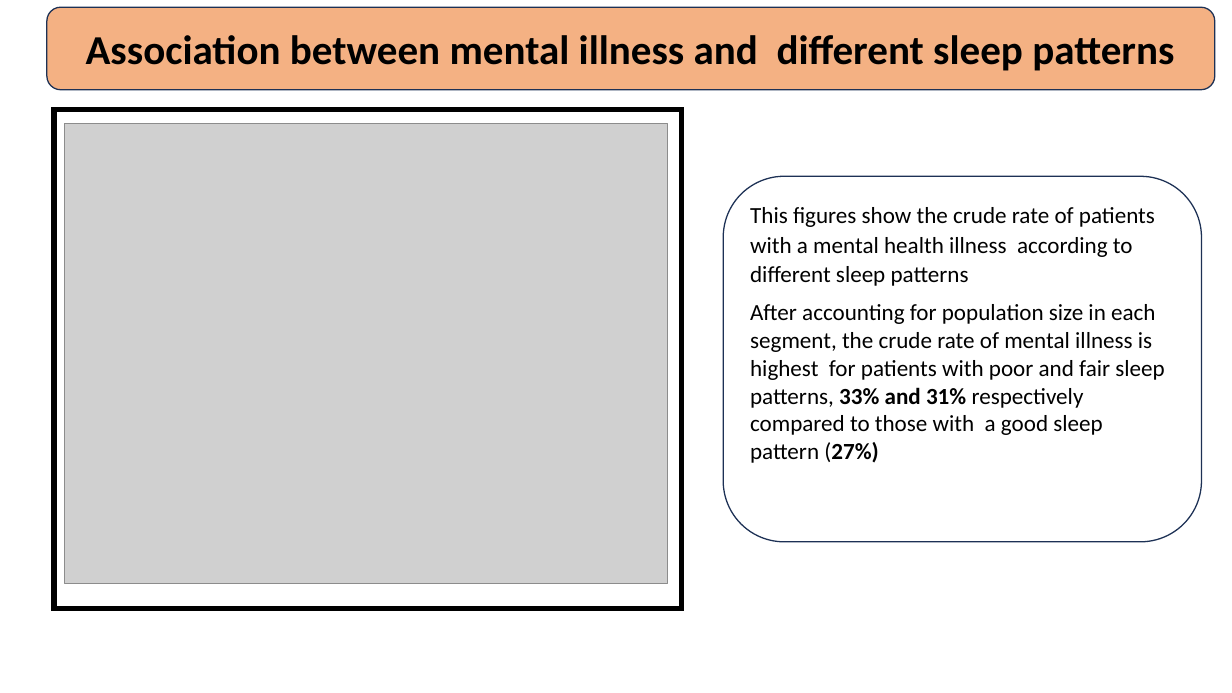
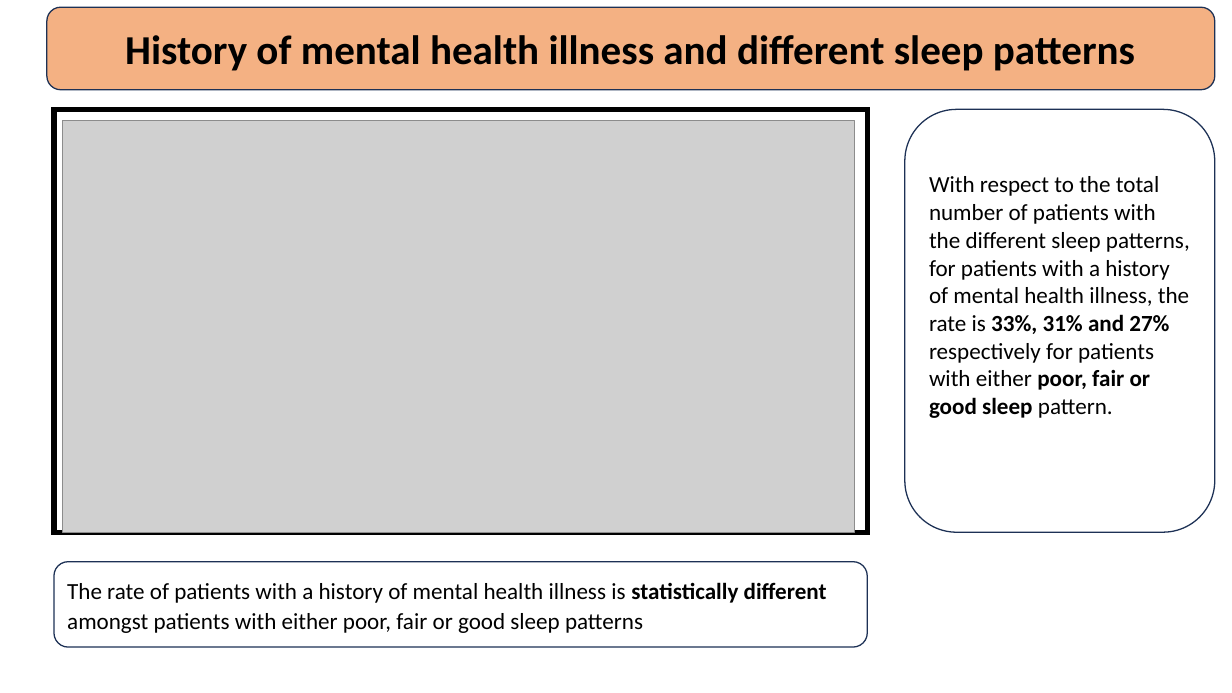
Before and after one commit to hnanji/PREDICTING-MH, a slide deck: slide 13 of reports/mental.health.pptx (slide 12 before the commit). Drawn at 1232x693 pixels with LibreOffice and Linux fonts; fonts in the diff are those of the drawing; grey boxes stand for pictures. Boxes give left, top, right and bottom in pixels: in the first picture for what was removed or moved away, otherwise in the second. Text is boxed around its words. In the diff, an @@ line names an element or a change of style, - is before the commit and + after.

```diff
--- a/reports/mental.health.pptx
+++ b/reports/mental.health.pptx
@@ text in rounded rectangle at [125, 35, 1135, 71]: text changed @@
-Association between mental illness and different sleep patterns
+History of mental health illness and different sleep patterns
@@ rectangle: place and size @@
-rectangle at [54, 109, 681, 609]
+rectangle at [54, 109, 867, 532]
@@ rounded rectangle "With respect to the total ...": place and size @@
-rounded rectangle "With respect to the total ..." at [724, 177, 1202, 543]
+rounded rectangle "With respect to the total ..." at [905, 109, 1214, 532]
@@ picture: place and size @@
-picture at [65, 123, 668, 583]
+picture at [63, 121, 855, 532]
@@ text in rounded rectangle at [929, 176, 1190, 529]: text changed @@
-This figures show the crude rate of patients with a mental health illness according to different sleep patterns
-After accounting for population size in each segment, the crude rate of mental illness is highest for patients with poor and fair sleep patterns, 33% and 31% respectively compared to those with a good sleep pattern (27%)
-or those between 20-24 years is 12%.
+With respect to the total number of patients with the different sleep patterns, for patients with a history of mental health illness, the rate is 33%, 31% and 27% respectively for patients with either poor, fair or good sleep pattern.
+or those between 20-24ars is 12%.
@@ rounded rectangle added at [54, 562, 867, 647], fill #FFFFFF, outline #1E3256 1 pt, 18 pt, text #000000 @@
+The rate of patients with a history of mental health illness is statistically different amongst patients with either poor, fair or good sleep patterns
```
Also in this commit, not shown: 16 other slides changed, 4 slides added, 2 slides removed.
